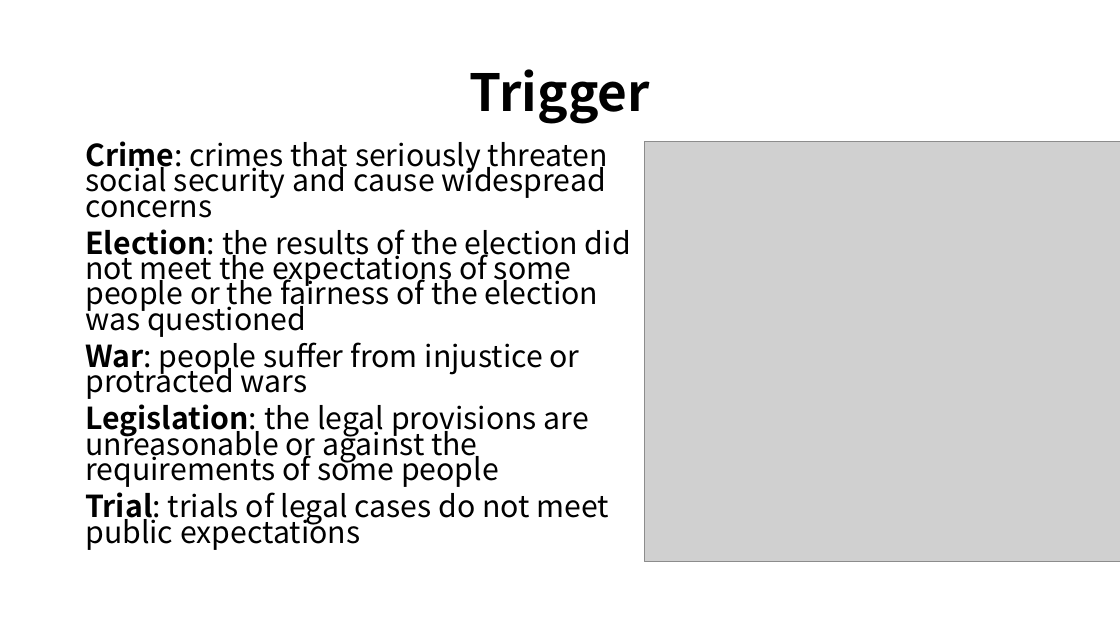
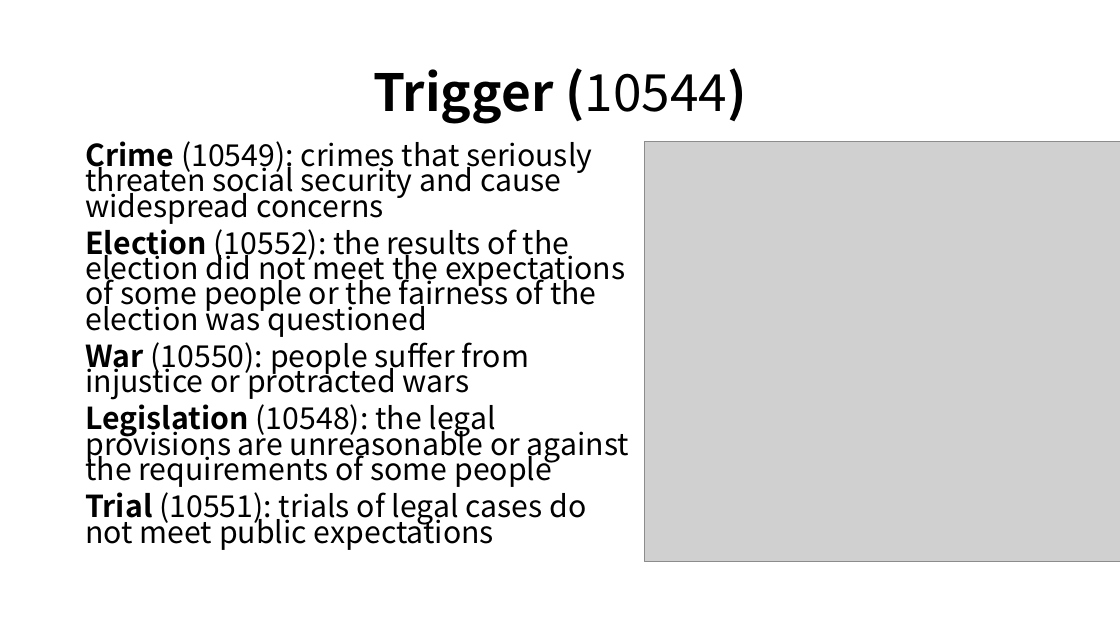
Before and after one commit to RESIN-KAIROS/schemalib, a slide deck: slide 3 of hrf/civil_unrest.pptx. Drawn at 1120x630 pixels with LibreOffice and Linux fonts; fonts in the diff are those of the drawing; grey boxes stand for pictures. Boxes give left, top, right and bottom in pixels: in the first picture for what was removed or moved away, otherwise in the second. Text is boxed around its words. In the diff, an @@ line names an element or a change of style, - is before the commit and + after.

```diff
--- a/hrf/civil_unrest.pptx
+++ b/hrf/civil_unrest.pptx
@@ title at box(373, 68, 746, 124): text changed @@
-Trigger
+Trigger (10544)
@@ text at box(85, 141, 629, 550): text changed @@
-Crime: crimes that seriously threaten social security and cause widespread concerns
-Election: the results of the election did not meet the expectations of some people or the fairness of the election was questioned
-War: people suffer from injustice or protracted wars
-Legislation: the legal provisions are unreasonable or against the requirements of some people
-Trial: trials of legal cases do not meet public expectations
+Crime (10549): crimes that seriously threaten social security and cause widespread concerns
+Election (10552): the results of the election did not meet the expectations of some people or the fairness of the election was questioned
+War (10550): people suffer from injustice or protracted wars
+Legislation (10548): the legal provisions are unreasonable or against the requirements of some people
+Trial (10551): trials of legal cases do not meet public expectations
```
Also in this commit, not shown: 4 other slides changed, 39 other files.
